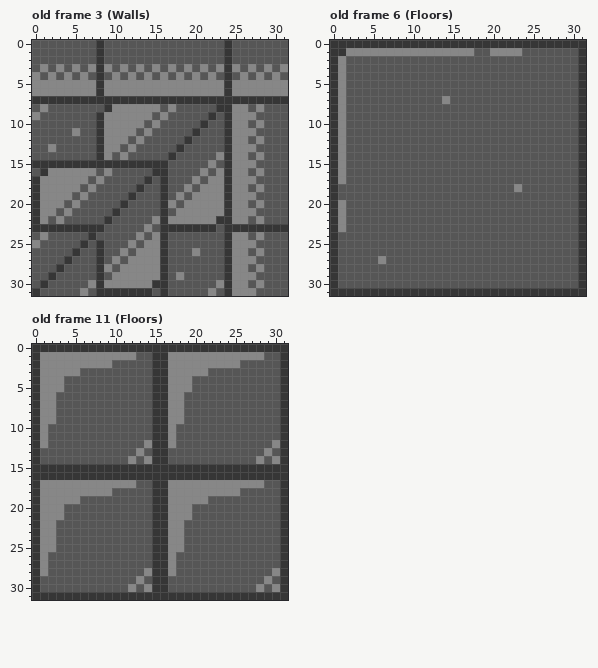
Edited in one commit: pixel-art file (Roguelike TBS/Assets/Sprites/Aseprite Files/DungeonFloor.ase). The first picture shows the starting point.
32x32 pixels, 18 frames. Shown: old frame 3 (Walls), old frame 6 (Floors), old frame 11 (Floors). The commit also changed other frames, which this record leaves out.
After:
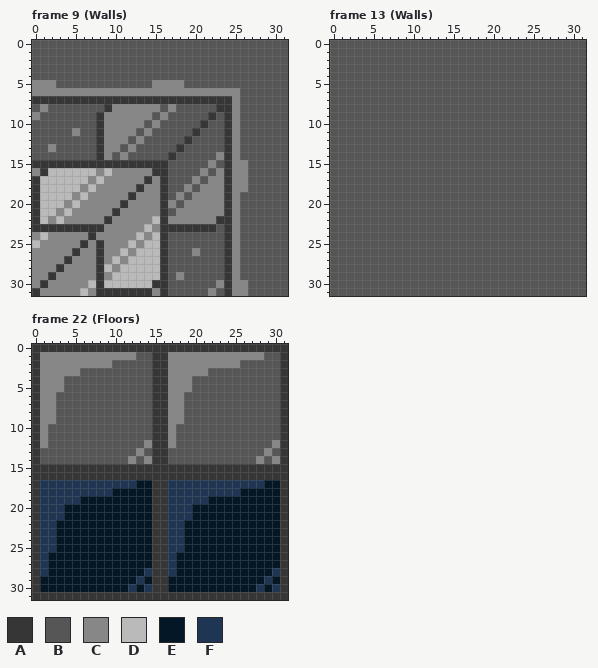
Palette (. is transparent): A #363636  B #565656  C #878787  D #bababa  E #041726  F #1e3554
A new or re-ordered frame is compared with the old frame closest to it.
The edit:
frames 18 -> 43
Changed rows in their new state; - is an unchanged pixel.
Frame 9 (Walls) is new; against old frame 3 (Walls):
first column x 0:
 0 --------B---------------B-------
 1 --------B---------------B-------
 2 --------B---------------B-------
 3 -B-B-B-BBB-B-B-B-B-B-B-BBB-B-B-B
 4 B-B-B-B-B-B-B-B-B-B-B-B-B-B-B-B-
 5 ---BBBBBBBBBBBB----BBBBBBBBBBBBB
 6 --------C---------------C-BBBBBB
 7 -------------------------CBBBBBB
 8 --------------------------B-B---
 9 --------------------------BB----
10 --------------------------B-B---
11 --------------------------BB----
12 --------------------------B-B---
13 --------------------------BB----
14 --------------------------B-B---
15 ---------------------------B----
16 C-DDDDDDCDCCCCC-------------B---
17 -DDDDDDCDCCCCC-C-----------B----
18 -DDDDDCDCCCCC-CC------------B---
19 -DDDDCDCCCCC-CCC----------BB----
20 -DDDCDCCCCC-CCCC----------B-B---
21 -DDCDCCCCC-CCCCC----------BB----
22 -DCDCCCCC-CCCCCD----------B-B---
23 ---------CCCCCDC---------CBBBBBB
24 CDCCCCC-CCCCCDCD----------B-B---
25 DCCCCC-C-CCCDCDD----------BB----
26 CCCCC-CC-CCDCDDD----------B-B---
27 CCCC-CCC-CDCDDDD----------BB----
28 CCC-CCCC-DCDDDDD----------B-B---
29 CC-CCCCC-CDDDDDD----------BB----
30 C-CCCCCD-DDDDDD-------------B---
31 -CCCCCDC-------C-----------B----
Frame 13 (Walls) is new; against old frame 6 (Floors):
first column x 0:
 0 BBBBBBBBBBBBBBBBBBBBBBBBBBBBBBBB
 1 BBBBBBBBBBBBBBBBBB--BBBB-------B
 2 BB-----------------------------B
 3 BB-----------------------------B
 4 BB-----------------------------B
 5 BB-----------------------------B
 6 BB-----------------------------B
 7 BB------------B----------------B
 8 BB-----------------------------B
 9 BB-----------------------------B
10 BB-----------------------------B
11 BB-----------------------------B
12 BB-----------------------------B
13 BB-----------------------------B
14 BB-----------------------------B
15 BB-----------------------------B
16 BB-----------------------------B
17 BB-----------------------------B
18 B----------------------B-------B
19 B------------------------------B
20 BB-----------------------------B
21 BB-----------------------------B
22 BB-----------------------------B
23 BB-----------------------------B
24 B------------------------------B
25 B------------------------------B
26 B------------------------------B
27 B-----B------------------------B
28 B------------------------------B
29 B------------------------------B
30 B------------------------------B
31 BBBBBBBBBBBBBBBBBBBBBBBBBBBBBBBB
Frame 22 (Floors) is new; against old frame 11 (Floors):
first column x 1:
17 FFFFFFFFFFFFEE--FFFFFFFFFFFFEE
18 FFFFFFFFFEEEEE--FFFFFFFFFEEEEE
19 FFFFFEEEEEEEEE--FFFFFEEEEEEEEE
20 FFFEEEEEEEEEEE--FFFEEEEEEEEEEE
21 FFFEEEEEEEEEEE--FFFEEEEEEEEEEE
22 FFEEEEEEEEEEEE--FFEEEEEEEEEEEE
23 FFEEEEEEEEEEEE--FFEEEEEEEEEEEE
24 FFEEEEEEEEEEEE--FFEEEEEEEEEEEE
25 FFEEEEEEEEEEEE--FFEEEEEEEEEEEE
26 FEEEEEEEEEEEEE--FEEEEEEEEEEEEE
27 FEEEEEEEEEEEEE--FEEEEEEEEEEEEE
28 FEEEEEEEEEEEEF--FEEEEEEEEEEEEF
29 EEEEEEEEEEEEFE--EEEEEEEEEEEEFE
30 EEEEEEEEEEEFEF--EEEEEEEEEEEFEF
